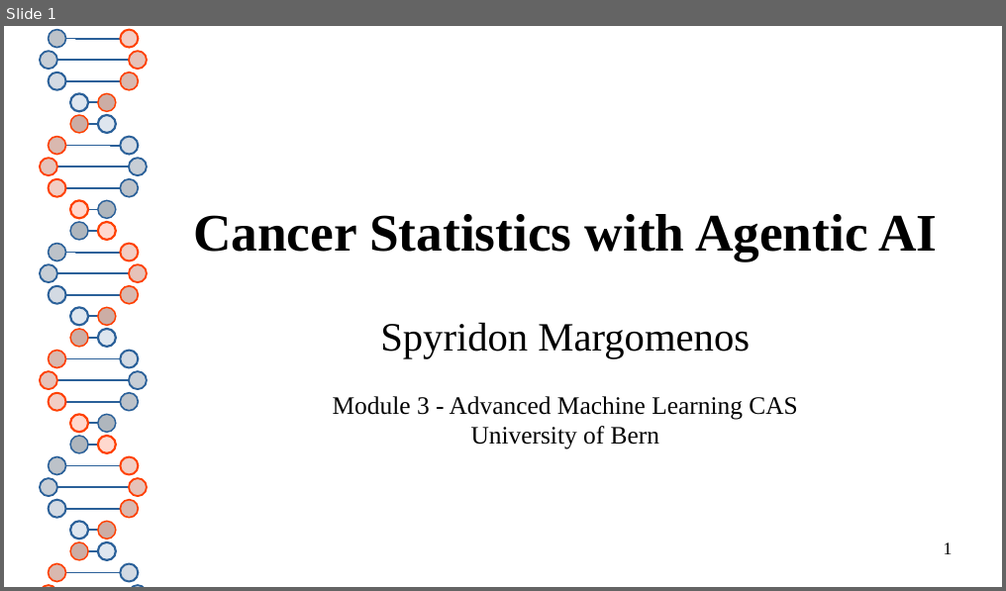
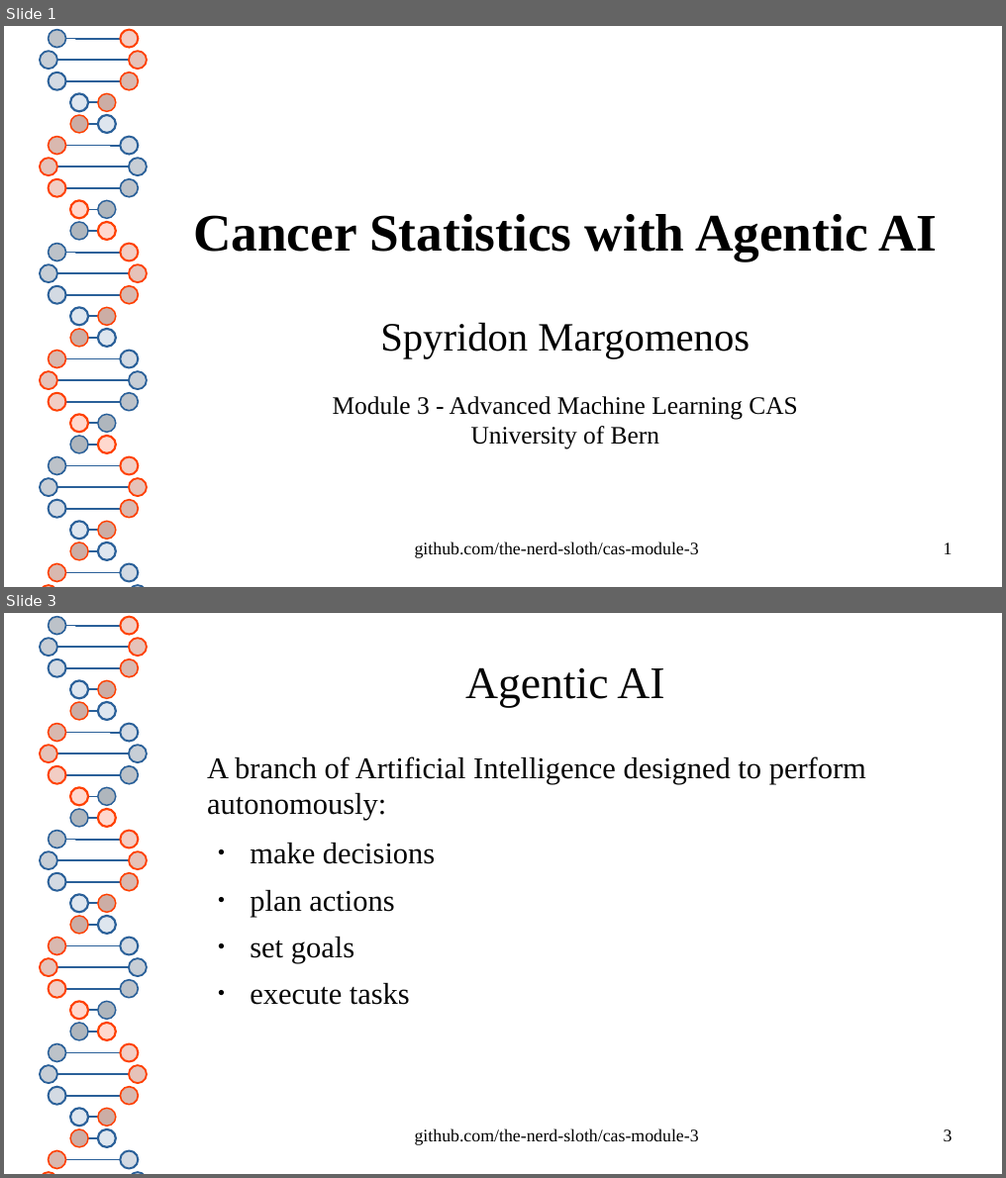
Before and after one commit to the-nerd-sloth/cas-module-3, a slide deck: presentation/agentic-cancer.odp. Shown one above the other, each under a label of ours: slide 1 before the commit, slides 1 and 3 after it; the slides between them are not shown. The pictures are 1006x591 and 1006x1178 pixels, drawn with LibreOffice and Linux fonts; fonts in the diff are those of the drawing. Boxes give left, top, right and bottom in pixels: in the first picture for what was removed or moved away, otherwise in the second. Text is boxed around its words. In the diff, an @@ line names an element or a change of style, - is before the commit and + after.

```diff
--- a/presentation/agentic-cancer.odp
+++ b/presentation/agentic-cancer.odp
@@ slide 3 added at [4, 613, 1002, 1174], background #FFFFFF; not listed: 80 template elements that a slide beside it also shows @@
@@ title added at [465, 667, 664, 708], 36 pt, text #050505 @@
+Agentic AI
@@ text added at [207, 757, 866, 1005], 24 pt, text #050505 @@
+A branch of Artificial Intelligence designed to perform autonomously:
+  ● make decisions
+  ● plan actions
+  ● set goals
+  ● execute tasks
@@ text added at [415, 1129, 699, 1146], 14 pt, text #000000 @@
+github.com/the-nerd-sloth/cas-module-3
@@ page number added at [944, 1130, 952, 1142], 14 pt, text #000000 @@
+3
@@ slide 1 changed as well @@
@@ text added at [415, 542, 699, 559], 14 pt, text #000000 @@
+github.com/the-nerd-sloth/cas-module-3
```
Also in this commit, not shown: 14 other slides added, 1 slide removed, 1 other file.
